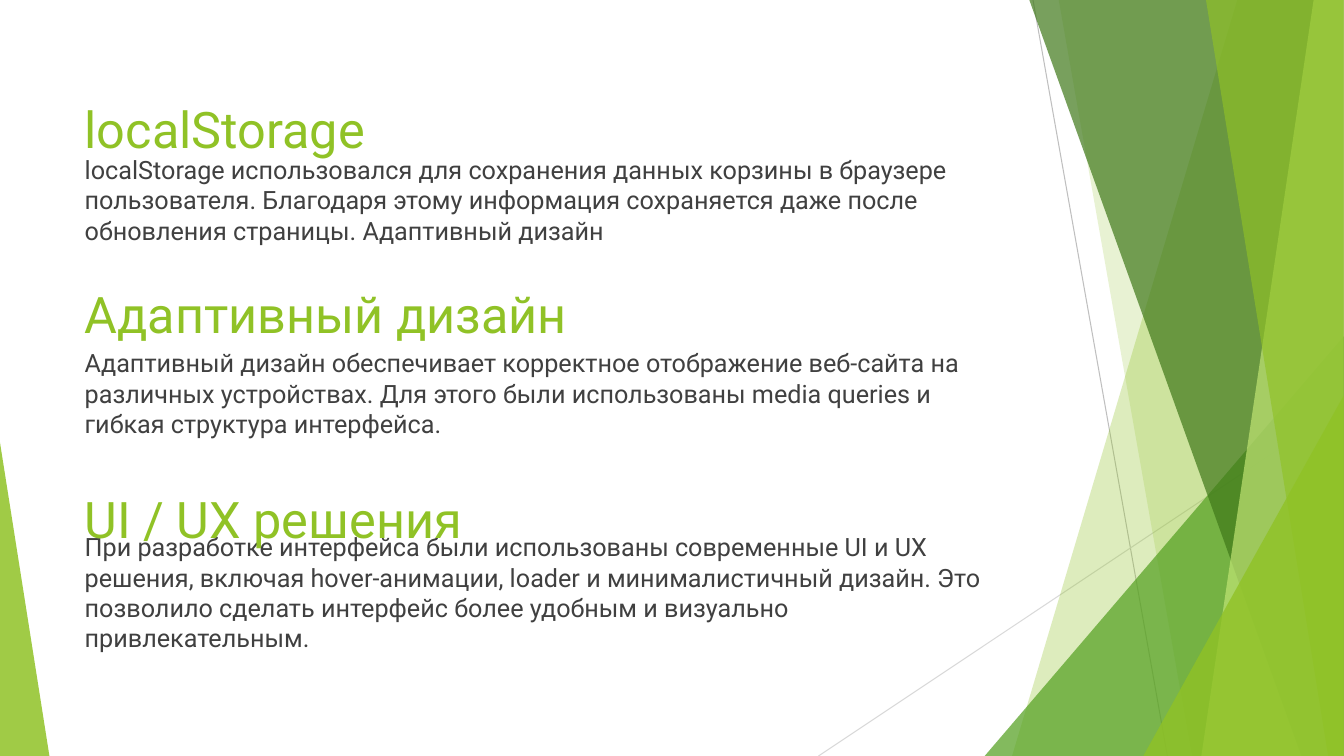
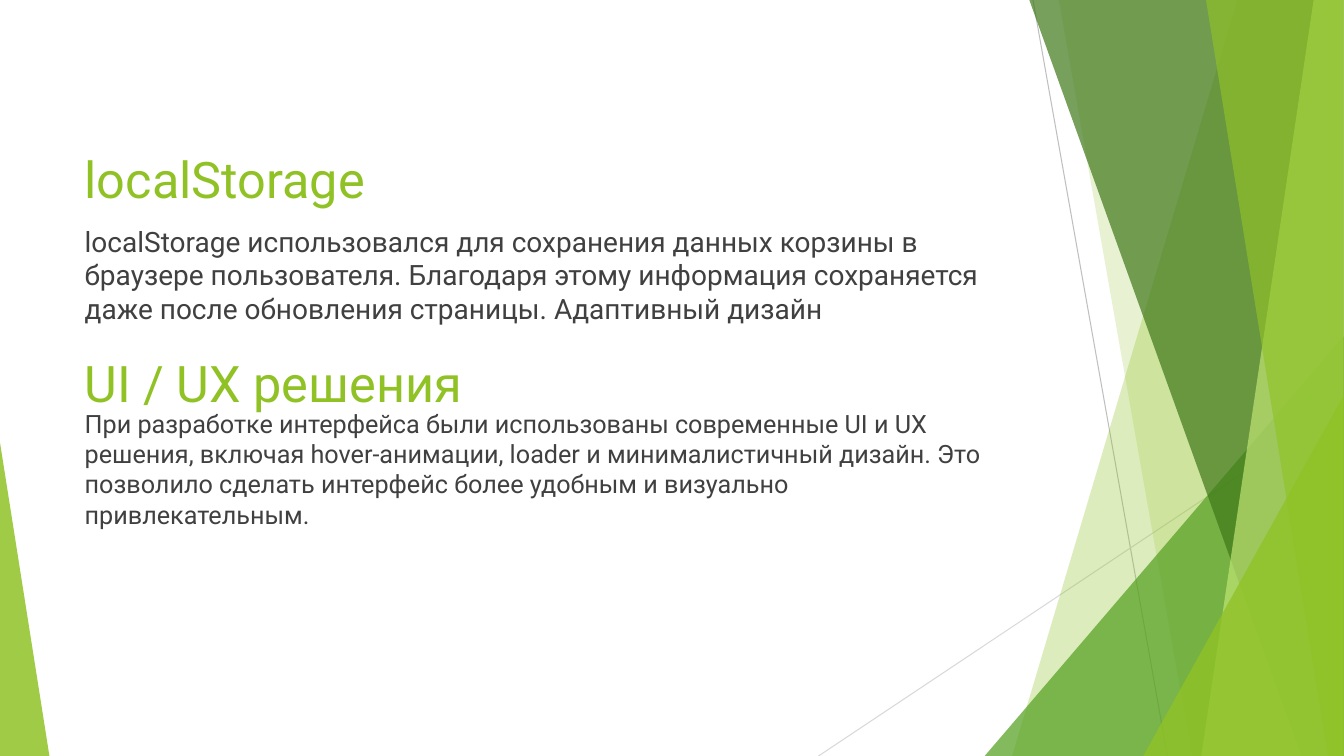
Before and after one commit to curo2252/Online-store, a slide deck: slide 15 of coursework files/Мамедов Орудж 680.23.pptx (slide 13 before the commit). Drawn at 1344x756 pixels with LibreOffice and Linux fonts; fonts in the diff are those of the drawing. Boxes give left, top, right and bottom in pixels: in the first picture for what was removed or moved away, otherwise in the second. Text is boxed around its words. In the diff, an @@ line names an element or a change of style, - is before the commit and + after.

```diff
--- a/coursework files/Мамедов Орудж 680.23.pptx
+++ b/coursework files/Мамедов Орудж 680.23.pptx
@@ title "localStorage": place and size @@
-title "localStorage" at [85, 110, 365, 159]
+title "localStorage" at [85, 160, 365, 209]
@@ text "localStorage использовался для сохранения данных ...": place and size @@
-text "localStorage использовался для сохранения данных ..." at [85, 156, 946, 245]
+text "localStorage использовался для сохранения данных ..." at [85, 231, 978, 325]
@@ text "localStorage использовался для сохранения данных ..." at [85, 231, 978, 325]: size 18 to 20 pt @@
@@ text removed at [85, 296, 567, 341] @@
-Адаптивный дизайн
@@ text "UI / UX решения": place and size @@
-text "UI / UX решения" at [85, 502, 462, 550]
+text "UI / UX решения" at [85, 366, 462, 413]
@@ text removed at [85, 353, 959, 439] @@
-Адаптивный дизайн обеспечивает корректное отображение веб-сайта на различных устройствах. Для этого были использованы media queries и гибкая структура интерфейса.
@@ text "При разработке интерфейса были использованы ...": place and size @@
-text "При разработке интерфейса были использованы ..." at [85, 533, 980, 652]
+text "При разработке интерфейса были использованы ..." at [85, 410, 980, 529]
```
Also in this commit, not shown: 2 slides added.
